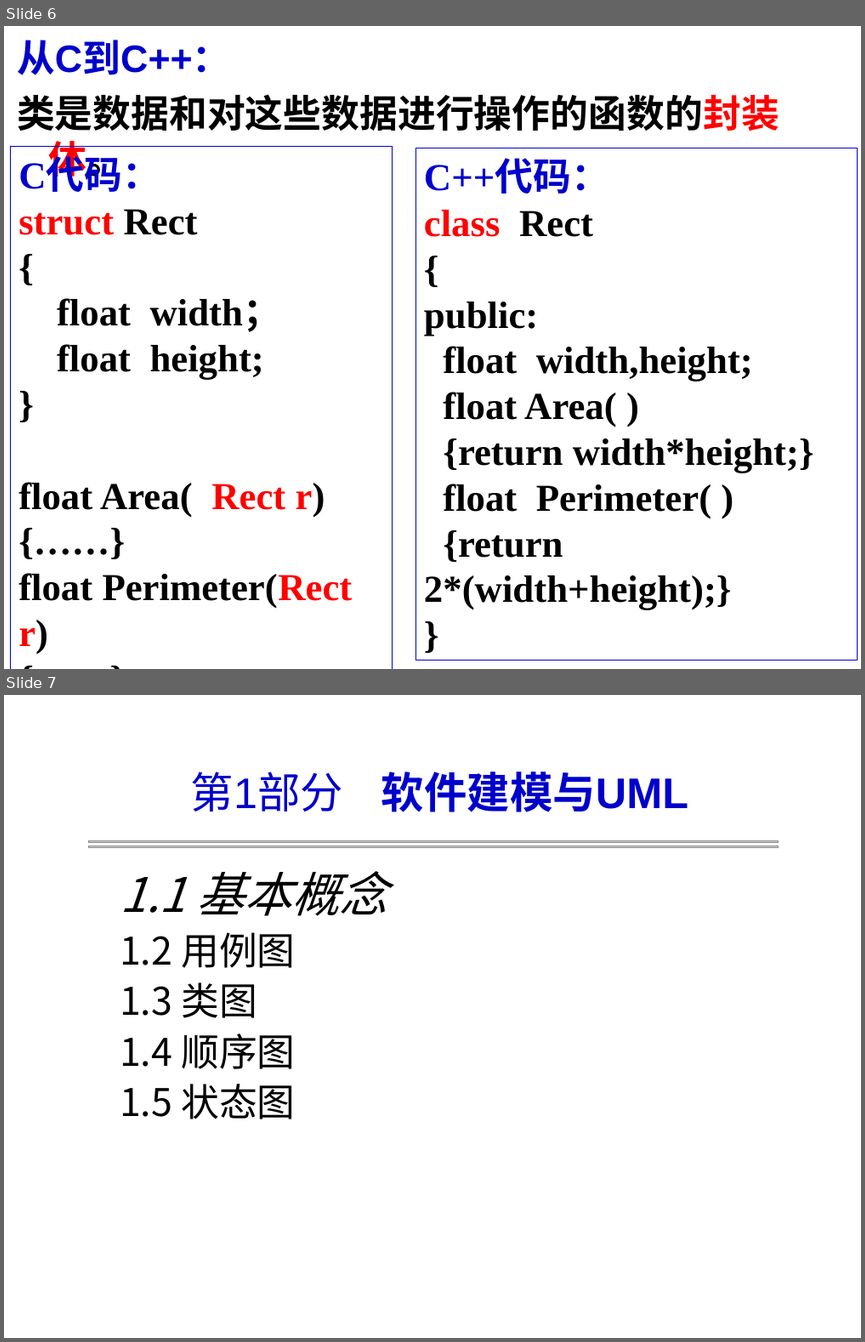
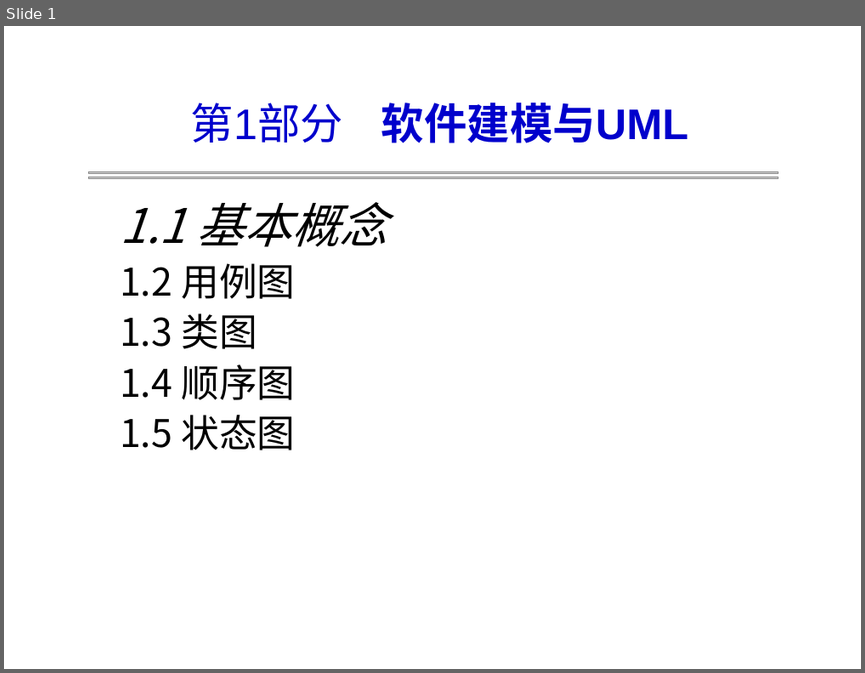
Before and after one commit to Zhangyucong0210/UML_DataBase, a slide deck: PPT/1.1UML基础.ppt. Shown one above the other, each under a label of ours: slides 6 and 7 before the commit, slide 1 after it. The pictures are 865x1342 and 865x673 pixels, drawn with LibreOffice and Linux fonts; fonts in the diff are those of the drawing; grey boxes stand for pictures. Boxes give left, top, right and bottom in pixels: in the first picture for what was removed or moved away, otherwise in the second. Text is boxed around its words. In the diff, an @@ line names an element or a change of style, - is before the commit and + after.

```diff
--- a/PPT/1.1UML基础.ppt
+++ b/PPT/1.1UML基础.ppt
@@ slide 6 removed at (x1=4, y1=26, x2=861, y2=669), background #FFFFFF @@
@@ text removed at (x1=17, y1=40, x2=779, y2=131) @@
-从C到C++：
-类是数据和对这些数据进行操作的函数的封装体。
@@ rectangle removed at (x1=10, y1=147, x2=392, y2=669) @@
-C代码：
-struct Rect
-{
-float width；
-float height;
-}
-float Area( Rect r)
-{……}
-float Perimeter(Rect r)
-{……}
@@ rectangle removed at (x1=415, y1=148, x2=857, y2=660) @@
-C++代码：
-class Rect
-{
-public:
-float width,height;
-float Area( )
-{return width*height;}
-float Perimeter( )
-{return 2*(width+height);}
-}
@@ what was slide 7 is now slide 1 @@
```
Also in this commit, not shown: 9 slides changed, 7 other slides removed, 31 other files.
